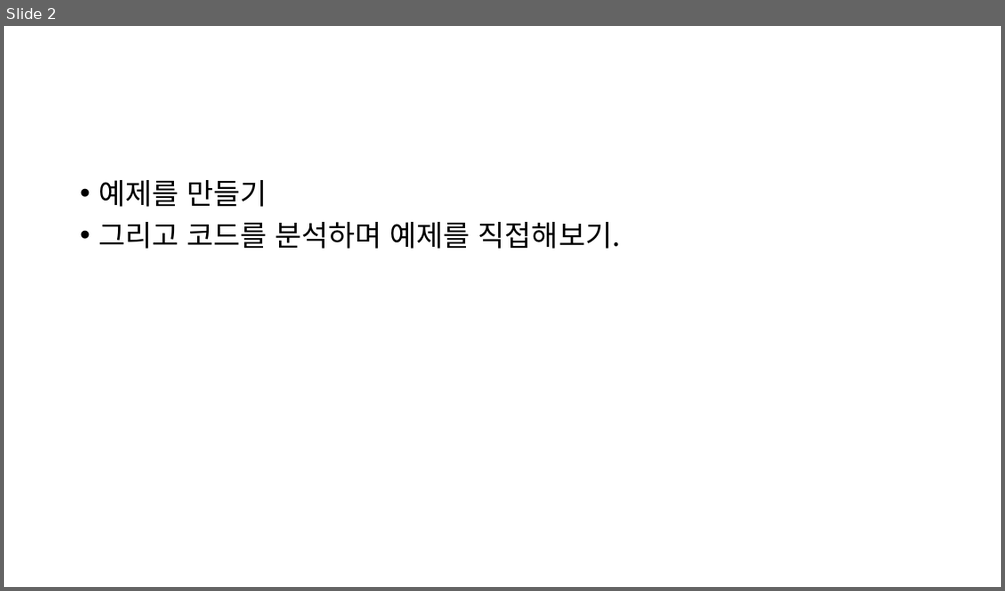
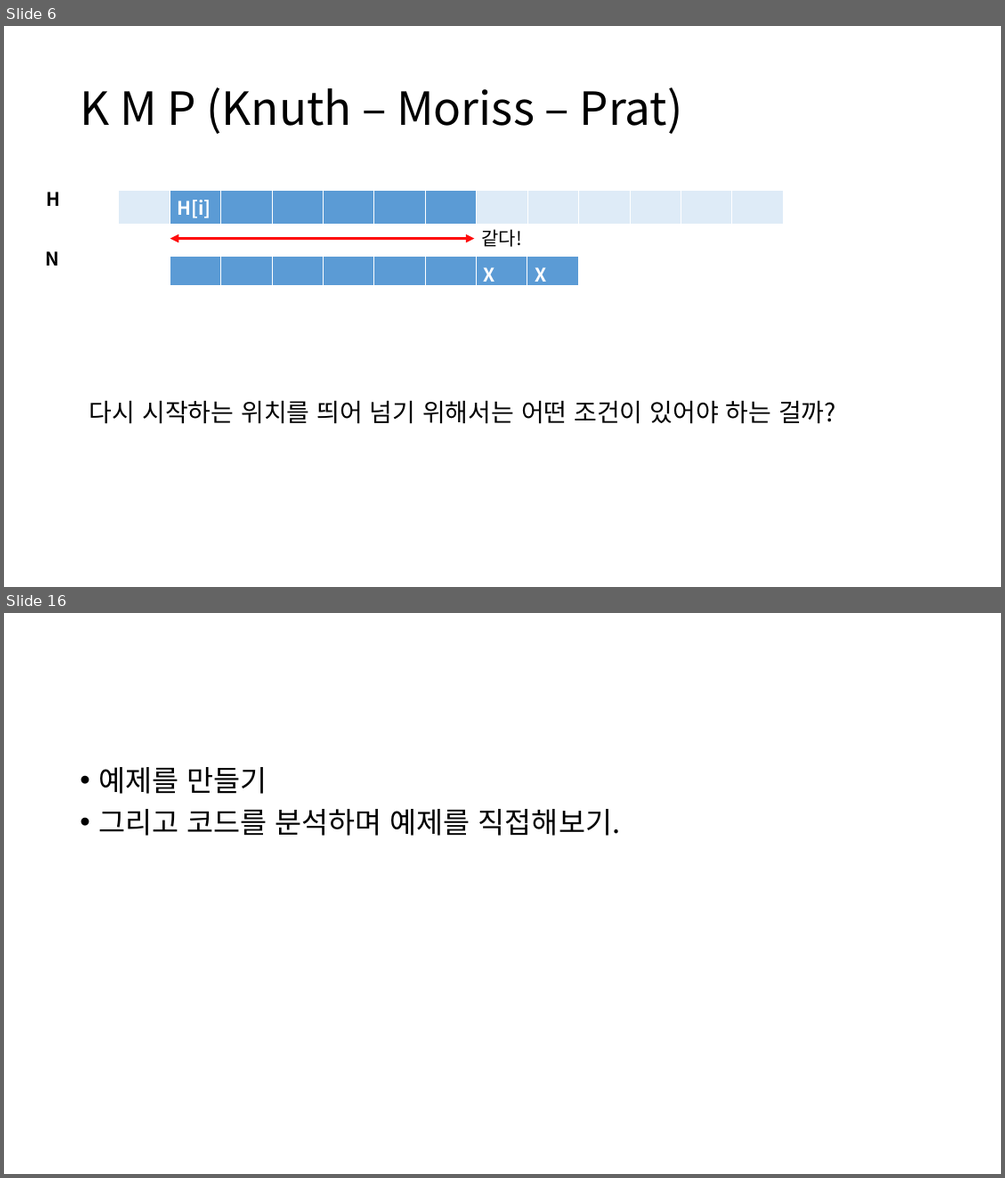
Before and after one commit to ALGOSOPT/algosopt, a slide deck: Chapter20/chapter20.pptx. Shown one above the other, each under a label of ours: slide 2 before the commit, slides 6 and 16 after it; the slides between them are not shown. The pictures are 1005x591 and 1005x1178 pixels, drawn with LibreOffice and Linux fonts; fonts in the diff are those of the drawing. Boxes give left, top, right and bottom in pixels: in the first picture for what was removed or moved away, otherwise in the second. Text is boxed around its words. In the diff, an @@ line names an element or a change of style, - is before the commit and + after.

```diff
--- a/Chapter20/chapter20.pptx
+++ b/Chapter20/chapter20.pptx
@@ slide 6 added at (4,26,1001,587), background #FFFFFF @@
@@ title added at (80,87,683,134), 44 pt, text #000000 @@
+K M P (Knuth – Moriss – Prat)
@@ text added at (47,192,61,206), 18 pt, text #000000, bold @@
+H
@@ table added at (119,190,779,222), 1 rows, 13 columns @@
+ | H[i] |  |  |  |  |  |  |  |  |  |  | 
@@ double arrow added from (170, 239) to (474, 239), #FF0000 2.75 pt @@
@@ text added at (482,229,522,247), 18 pt, text #000000 @@
+같다!
@@ text added at (45,251,59,265), 18 pt, text #000000, bold @@
+N
@@ table added at (170,257,577,289), 1 rows, 8 columns @@
+ |  |  |  |  |  | X | X
@@ text added at (89,400,836,424), 24 pt, text #000000 @@
+다시 시작하는 위치를 띄어 넘기 위해서는 어떤 조건이 있어야 하는 걸까?
@@ what was slide 2 is now slide 16 @@
```
Also in this commit, not shown: 3 slides changed, 12 other slides added.
